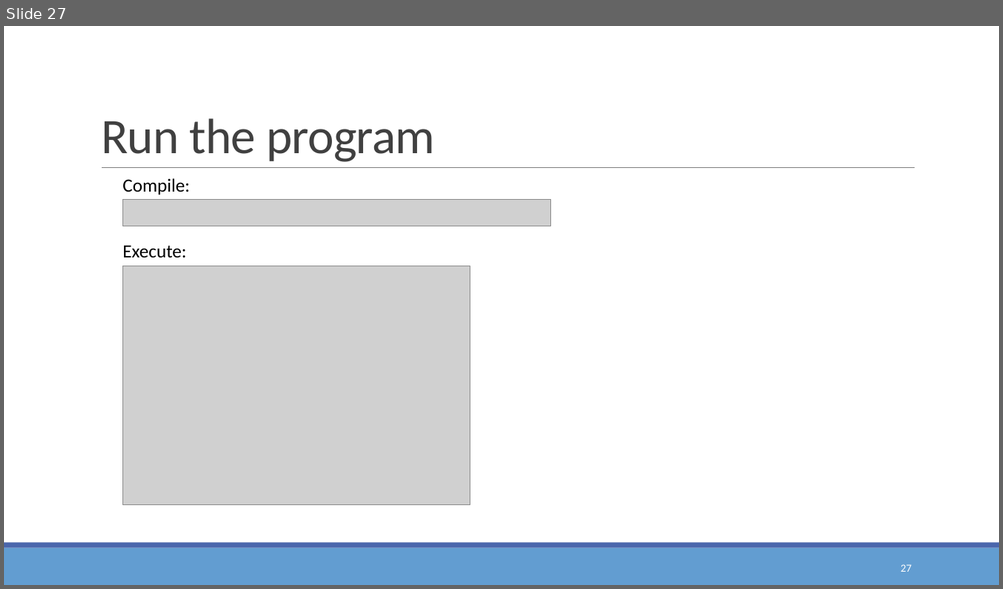
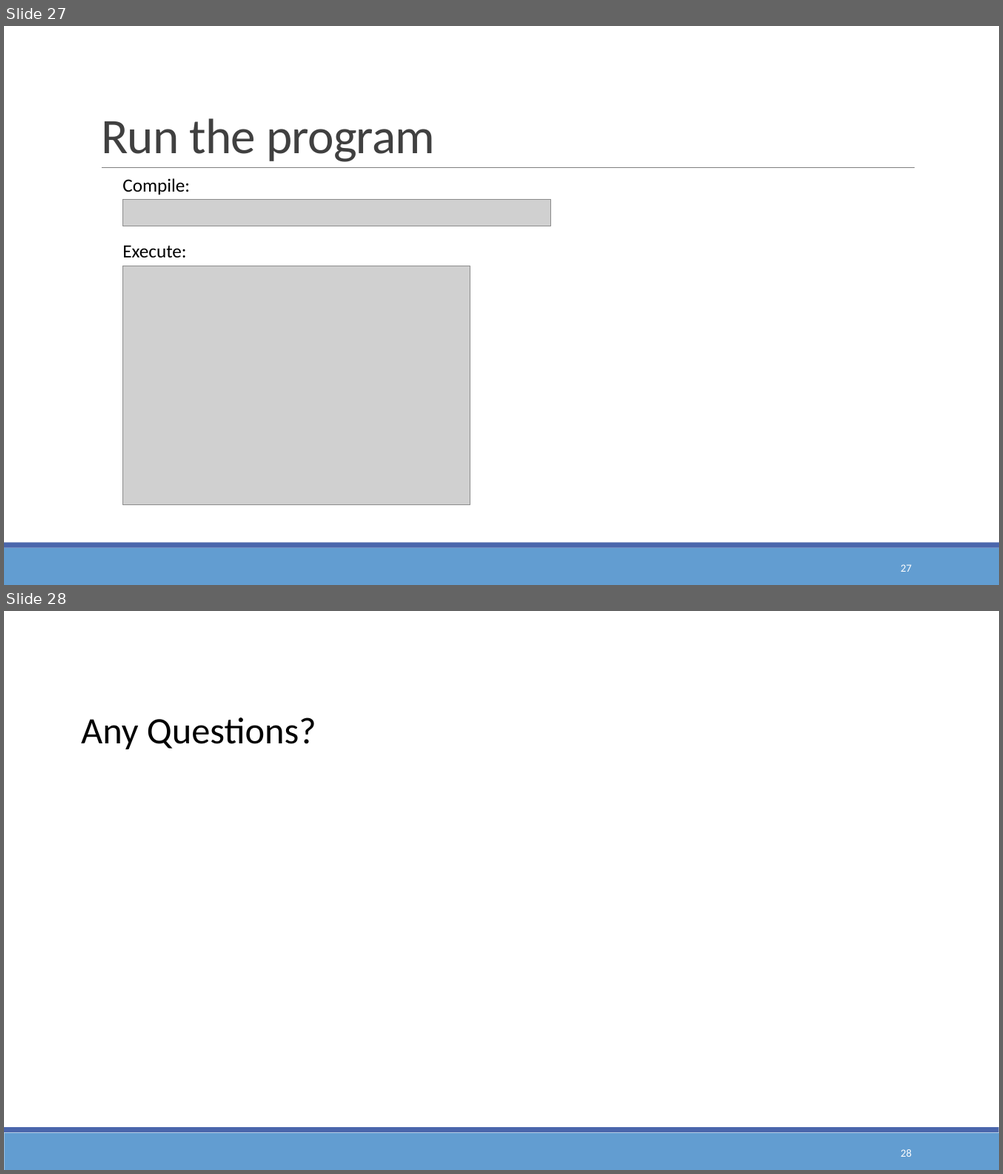
Before and after one commit to henryhxu/CSCI3150, a slide deck: tutorial/T10/tutorial10.pptx. Shown one above the other, each under a label of ours: slide 27 before the commit, slides 27 and 28 after it. The pictures are 1003x589 and 1003x1174 pixels, drawn with LibreOffice and Linux fonts; fonts in the diff are those of the drawing; grey boxes stand for pictures. Boxes give left, top, right and bottom in pixels: in the first picture for what was removed or moved away, otherwise in the second. Text is boxed around its words. In the diff, an @@ line names an element or a change of style, - is before the commit and + after.

```diff
--- a/tutorial/T10/tutorial10.pptx
+++ b/tutorial/T10/tutorial10.pptx
@@ slide 28 added at [4, 611, 999, 1170], background #FFFFFF; not listed: 2 template elements that a slide beside it also shows @@
@@ text added at [81, 718, 316, 749], 36 pt, text #000000 @@
+Any Questions?
@@ page number added at [900, 1150, 911, 1157], 10.5 pt, text #FFFFFF @@
+28
```
Also in this commit, not shown: 1 slide changed.
